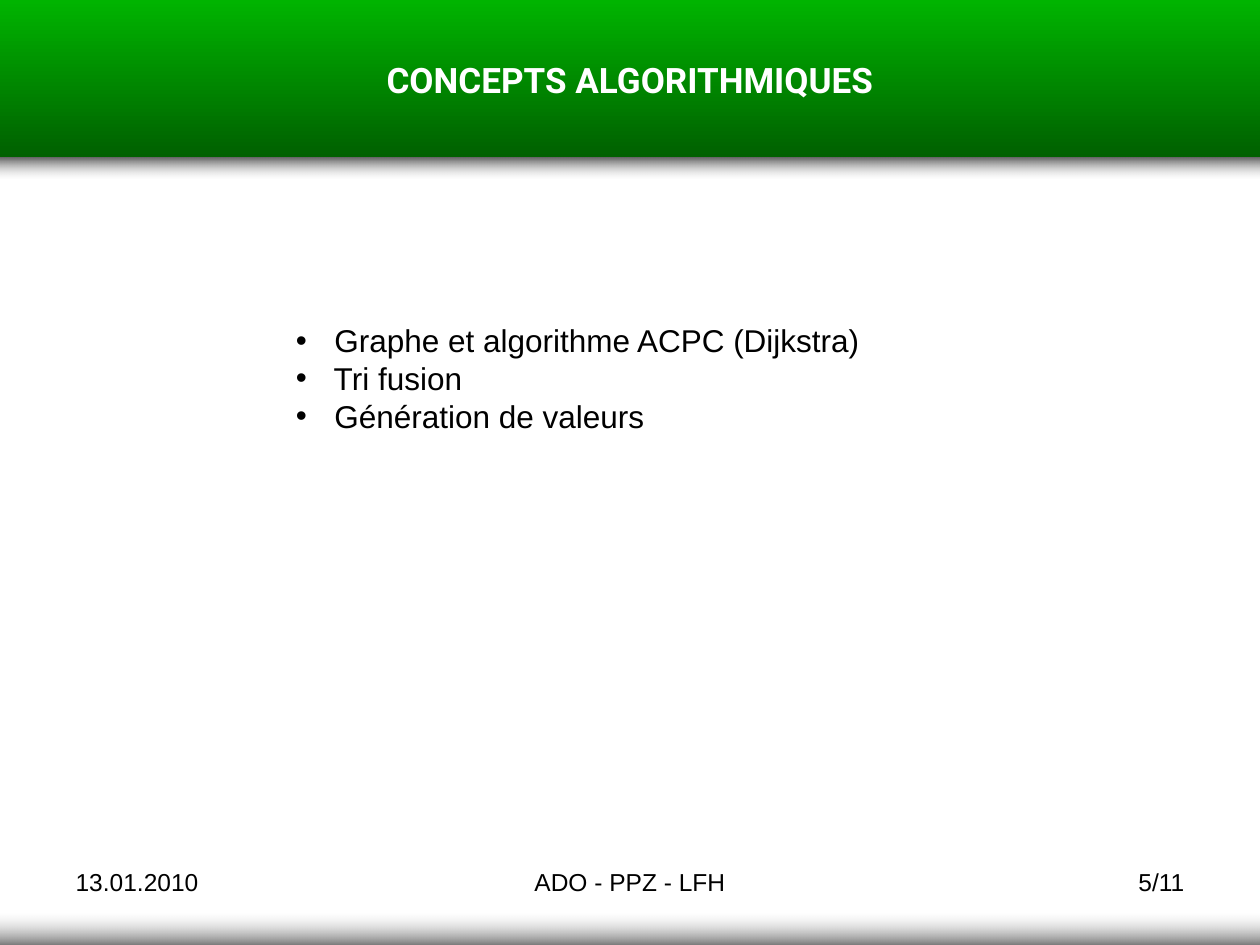
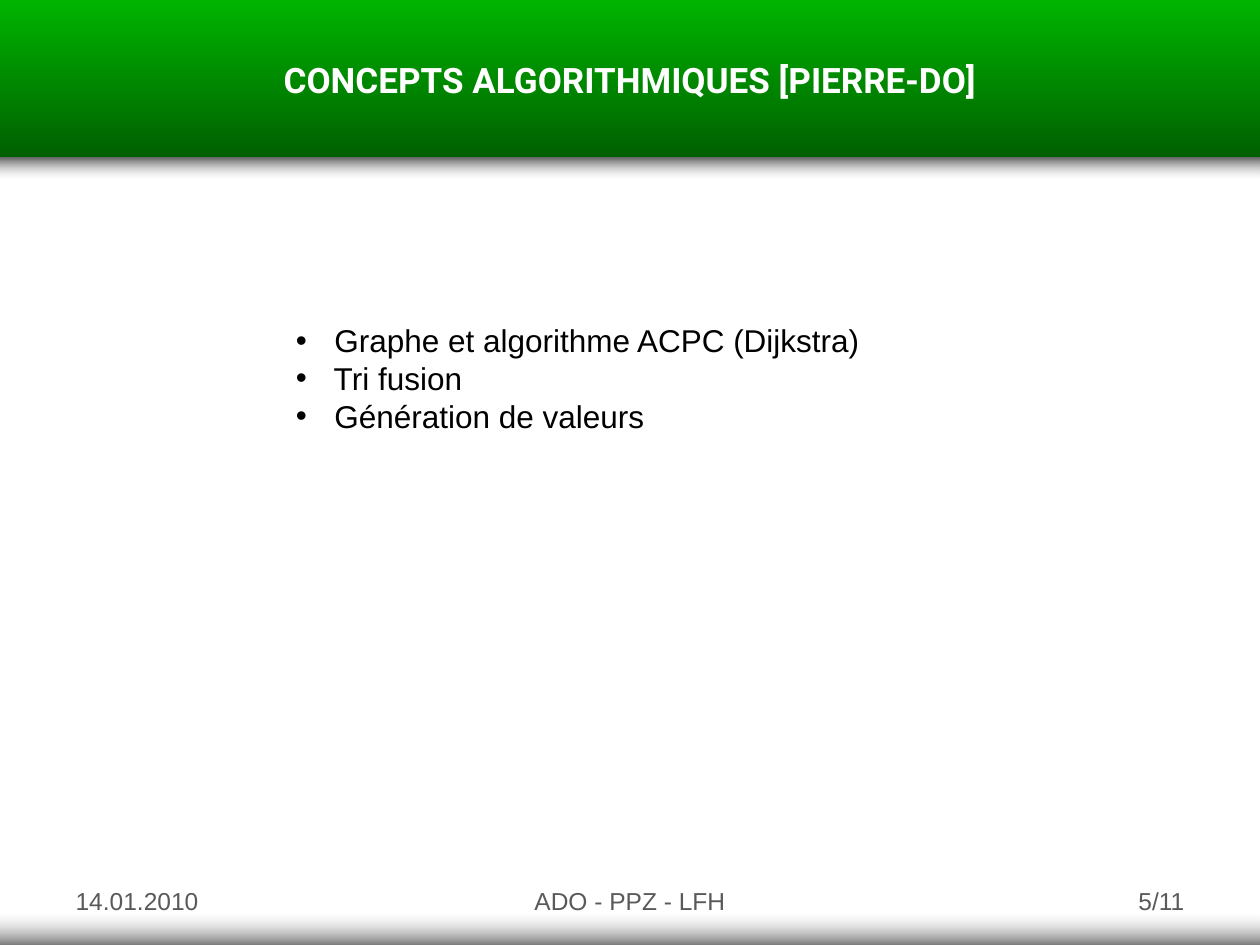
Before and after one commit to goupildb/asd-tower-defense, a slide deck: slide 5 of documents/presentation.pptx. Drawn at 1260x945 pixels with LibreOffice and Linux fonts; fonts in the diff are those of the drawing. Boxes give left, top, right and bottom in pixels: in the first picture for what was removed or moved away, otherwise in the second. Text is boxed around its words. In the diff, an @@ line names an element or a change of style, - is before the commit and + after.

```diff
--- a/documents/presentation.pptx
+++ b/documents/presentation.pptx
@@ text at (x1=284, y1=64, x2=976, y2=99): text changed @@
-CONCEPTS ALGORITHMIQUES
+CONCEPTS ALGORITHMIQUES [PIERRE-DO]
@@ text at (x1=76, y1=893, x2=199, y2=910): text changed; text colour #000000 to #595959 @@
-13.01.2010
+14.01.2010
@@ text "ADO - PPZ - LFH" moved from (x1=534, y1=874, x2=725, y2=892) to (x1=534, y1=893, x2=725, y2=910) @@
@@ text "ADO - PPZ - LFH" at (x1=534, y1=893, x2=725, y2=910): text colour #000000 to #595959 @@
@@ page number moved from (x1=1138, y1=873, x2=1184, y2=892) to (x1=1138, y1=892, x2=1184, y2=911) @@
@@ page number at (x1=1138, y1=892, x2=1184, y2=911): text colour #000000 to #595959 @@
```
Also in this commit, not shown: 11 other slides changed.
